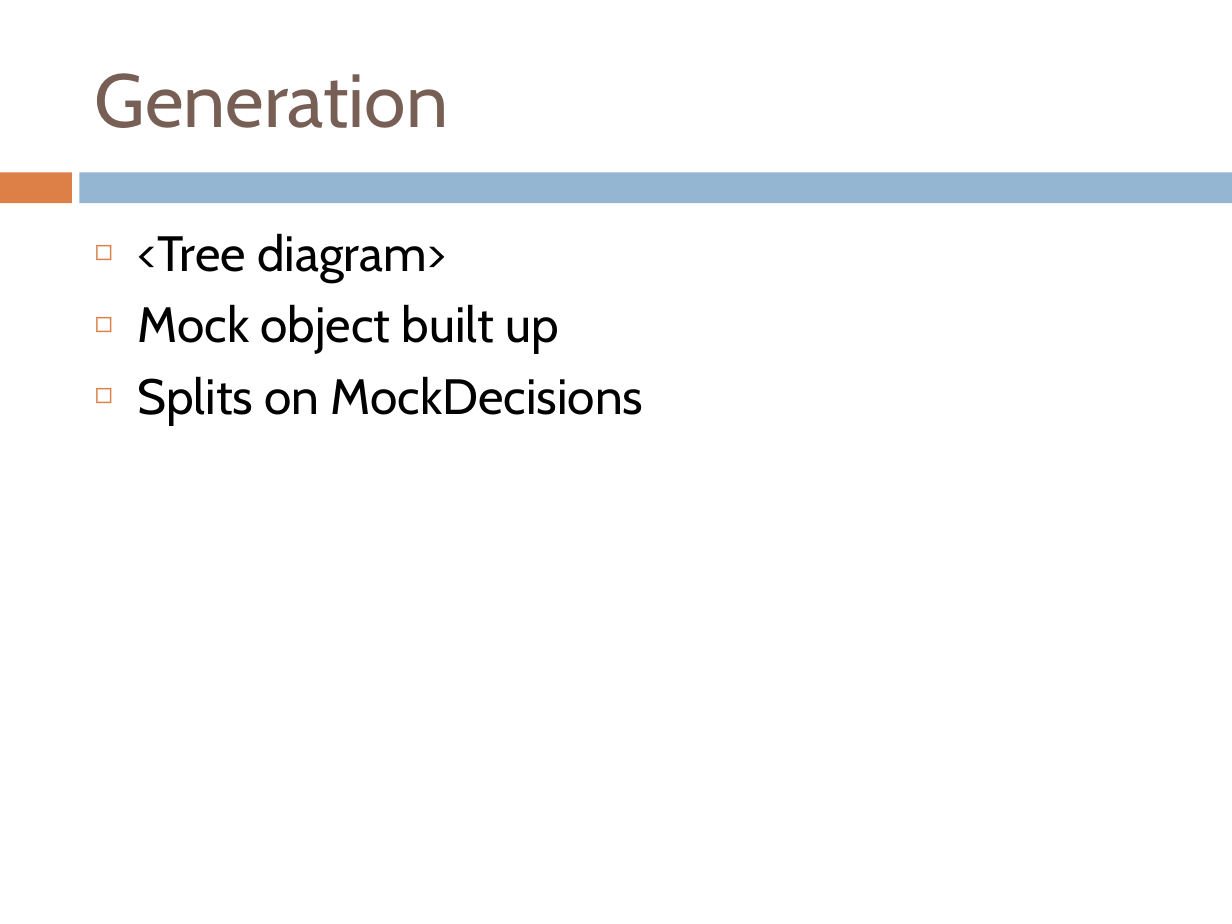
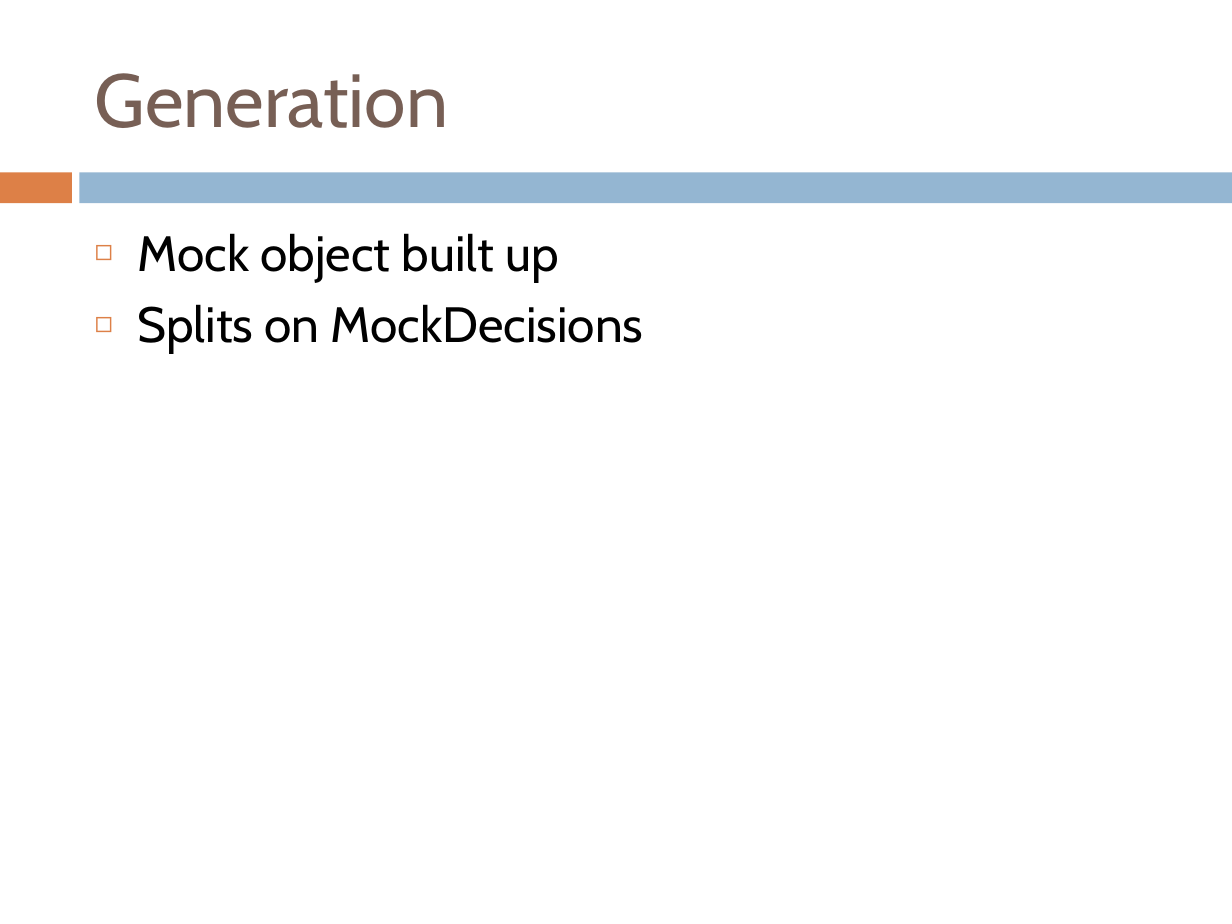
Before and after one commit to IgnoredAmbience/splats, a slide deck: slide 11 of docs/SpLATS.ppt (slide 8 before the commit). Drawn at 1232x924 pixels with LibreOffice and Linux fonts; fonts in the diff are those of the drawing. Boxes give left, top, right and bottom in pixels: in the first picture for what was removed or moved away, otherwise in the second. Text is boxed around its words. In the diff, an @@ line names an element or a change of style, - is before the commit and + after.

```diff
--- a/docs/SpLATS.ppt
+++ b/docs/SpLATS.ppt
@@ text at [138,233,447,281]: paragraph removed @@
-◻ <Tree diagram>
```
Also in this commit, not shown: 10 other slides changed, 4 slides added, 7 slides removed.
